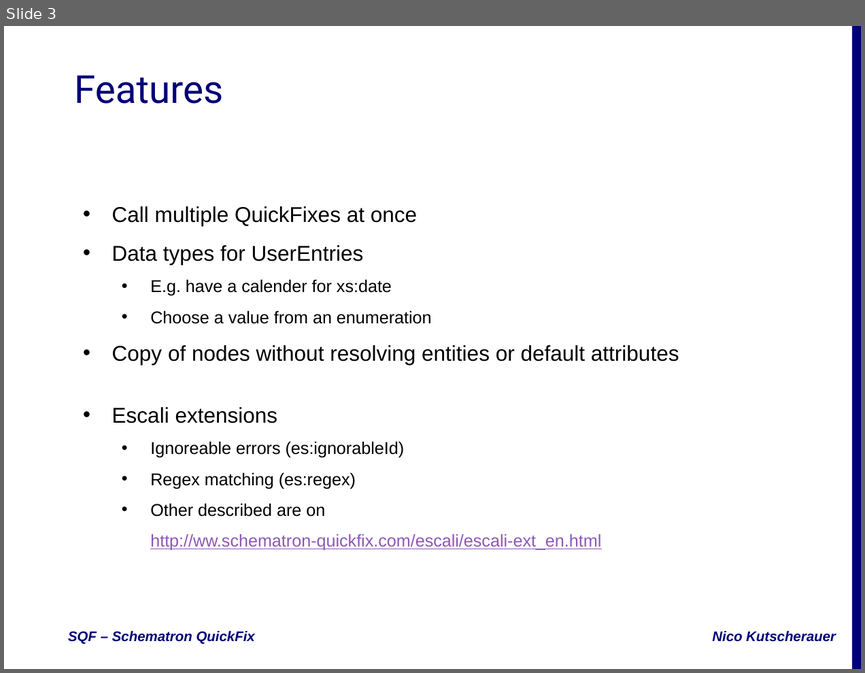
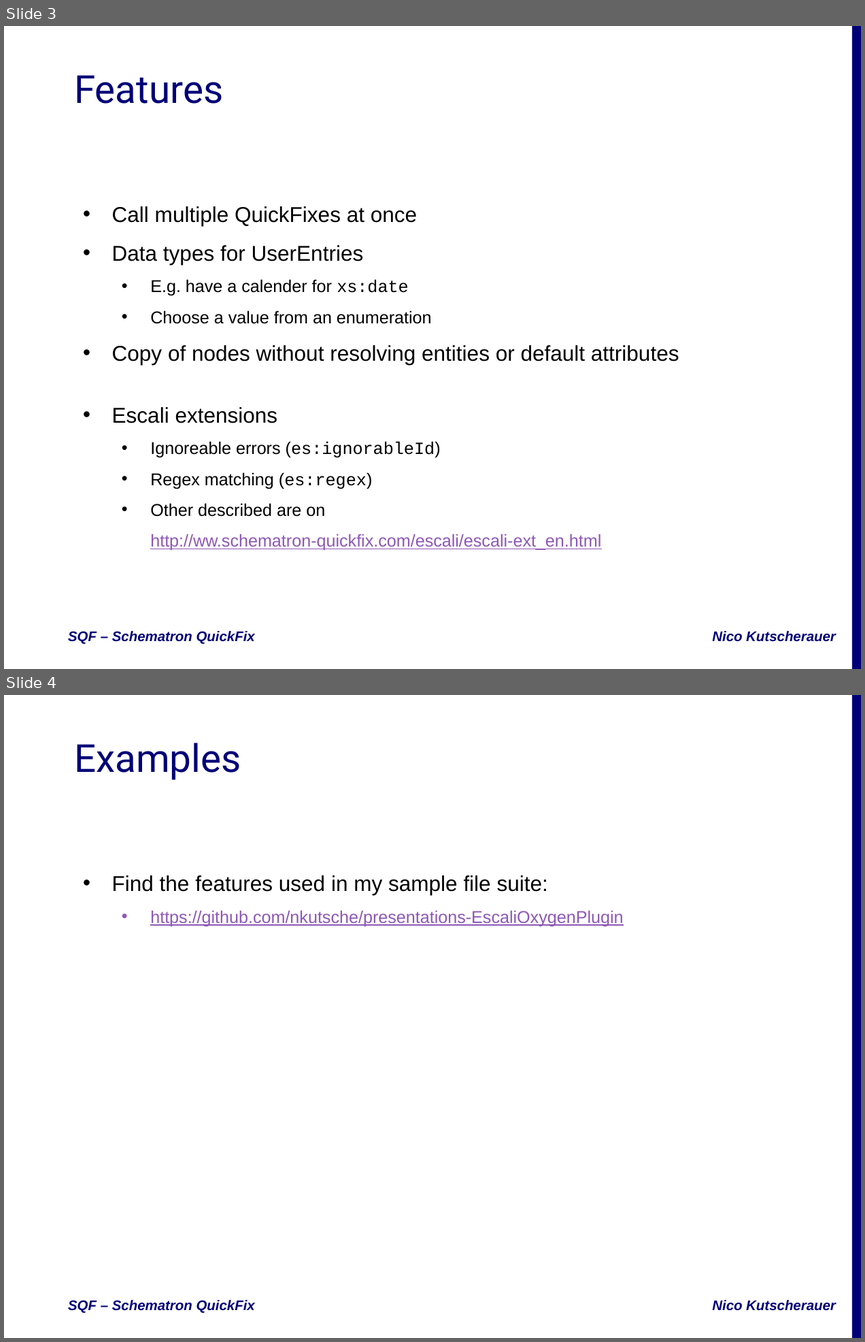
Before and after one commit to nkutsche/SchematronQuickFix-2017-11-17, a slide deck: SQF-Escali.pptx. Shown one above the other, each under a label of ours: slide 3 before the commit, slides 3 and 4 after it. The pictures are 865x673 and 865x1342 pixels, drawn with LibreOffice and Linux fonts; fonts in the diff are those of the drawing; background and template pictures are left out. Boxes give left, top, right and bottom in pixels: in the first picture for what was removed or moved away, otherwise in the second. Text is boxed around its words. In the diff, an @@ line names an element or a change of style, - is before the commit and + after.

```diff
--- a/SQF-Escali.pptx
+++ b/SQF-Escali.pptx
@@ slide 4 added at (4,695,861,1338), background #FFFFFF; not listed: 3 template elements that a slide beside it also shows @@
@@ title added at (74,743,241,780), 36 pt, text #000077 @@
+Examples
@@ subtitle added at (112,875,623,926), 16 pt, text #8E58B6, underline @@
+• Find the features used in my sample file suite:
+  • https://github.com/nkutsche/presentations-EscaliOxygenPlugin
@@ slide 3 changed as well @@
@@ subtitle at (150,279,441,488): font Arial to Courier New in "xs:date", "(es:ignorableId)", "(es:regex)" @@
```
Also in this commit, not shown: 2 other slides changed, 1 other file.
